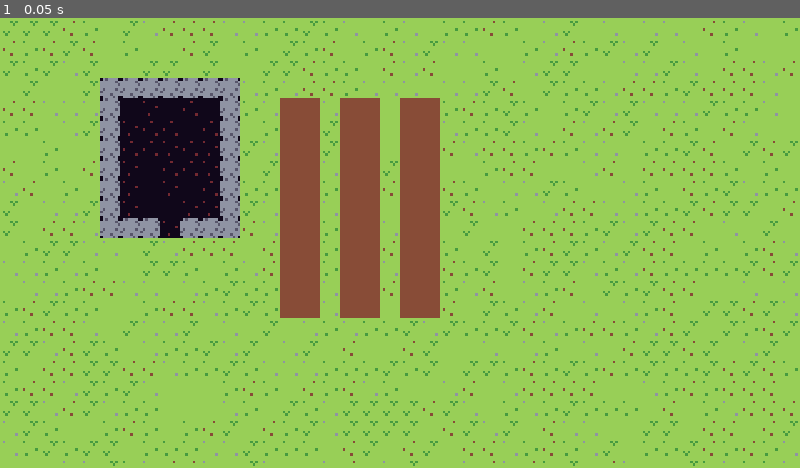
Above: before the commit, frame 1.
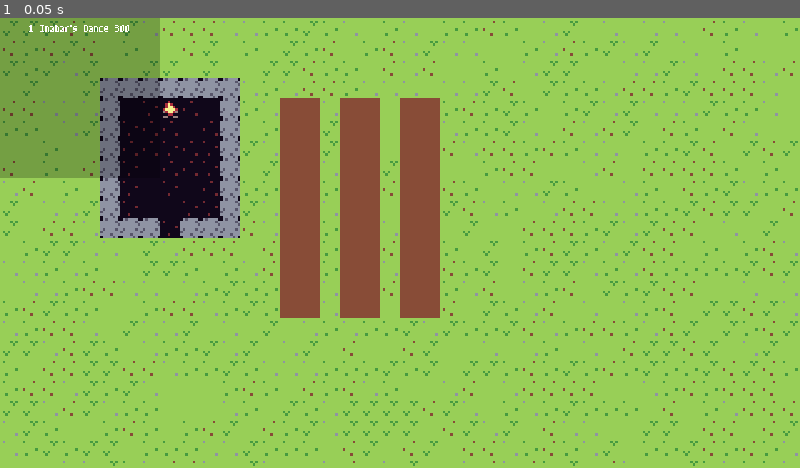
Above: after the commit, the same moment.

Repository: ChrisGlenn/Taelus
Game: Godot game, scene res://Scenes/ALPHA/Alphafarm/alphafarm.tscn
Two runs of this game, one before a commit and one after it. Both use one fixed random seed, a clock stepped at 60 frames per second and the inputs below. This scene is started directly instead of the project's main scene.
Inputs:
- Up to frame 1 (0.05 s): no input

The runs differ from the first frame. In frame 1, 6.2% of the frame differs, in the area x 0-23%, y 0-36%.

Commit message:
12/3/2023 MORNING

Diff:
--- /dev/null
+++ b/Scenes/ALPHA/AlphaHUD/alpha_hud.gd
@@ -0,0 +1,9 @@
+extends CanvasLayer
+# ALPHA HUD
+# This hud is for the alphafarm which is where the NPC's are tested alongside other things that I
+# need to test outside of player stuff.
+@onready var HUD_Text = $Label
+
+
+func _process(_delta):
+	HUD_Text.text = str(Globals.day, " ", Globals.months[Globals.month], " ", Globals.year, "\n")
--- /dev/null
+++ b/Scenes/ALPHA/AlphaHUD/alpha_hud.tscn
@@ -0,0 +1,20 @@
+[gd_scene load_steps=3 format=3 uid="uid://cj6b30bihpsny"]
+
+[ext_resource type="FontFile" uid="uid://imnkghkj0qrp" path="res://Fonts/m3x6.ttf" id="1_ud70o"]
+[ext_resource type="Script" path="res://Scenes/ALPHA/AlphaHUD/alpha_hud.gd" id="1_v3f27"]
+
+[node name="AlphaHUD" type="CanvasLayer"]
+script = ExtResource("1_v3f27")
+metadata/_edit_group_ = true
+
+[node name="ColorRect" type="ColorRect" parent="."]
+offset_right = 128.0
+offset_bottom = 128.0
+color = Color(0, 0, 0, 0.235294)
+
+[node name="Label" type="Label" parent="."]
+offset_right = 128.0
+offset_bottom = 128.0
+theme_override_fonts/font = ExtResource("1_ud70o")
+text = "ALPHA HUD"
+horizontal_alignment = 1
--- a/Scenes/ALPHA/Alphafarm/alphafarm.tscn
+++ b/Scenes/ALPHA/Alphafarm/alphafarm.tscn
@@ -1,8 +1,15 @@
-[gd_scene load_steps=2 format=3 uid="uid://8yxx6jd0wf1t"]
+[gd_scene load_steps=4 format=3 uid="uid://8yxx6jd0wf1t"]
 
 [ext_resource type="PackedScene" uid="uid://cq70indwp2ajl" path="res://Scenes/Prefabs/TaelusMap/taelus_map.tscn" id="1_wnq7b"]
+[ext_resource type="PackedScene" uid="uid://dfoa8ym7iswtm" path="res://Scenes/Prefabs/TaelusAnimMap/taelus_anim_map.tscn" id="2_4445g"]
+[ext_resource type="PackedScene" uid="uid://cj6b30bihpsny" path="res://Scenes/ALPHA/AlphaHUD/alpha_hud.tscn" id="2_twpin"]
 
 [node name="Alphafarm" type="Node2D"]
 
+[node name="AlphaHUD" parent="." instance=ExtResource("2_twpin")]
+
 [node name="TaelusMap" parent="." instance=ExtResource("1_wnq7b")]
 layer_0/tile_data = PackedInt32Array(0, 196608, 0, 65536, 327680, 0, 131072, 196608, 0, 196608, 131072, 0, 262144, 3276 …(17333 unchanged characters)…
+
+[node name="TaelusAnimMap" parent="." instance=ExtResource("2_4445g")]
+layer_0/tile_data = PackedInt32Array(262152, 131072, 0)
--- /dev/null
+++ b/Scenes/Prefabs/Crops/Carrot/carrot.gd
@@ -0,0 +1,43 @@
+extends Node2D
+# CARROT
+# carrot that will grow and become ready for harvest...or sit in the ground and rot.
+var can_grow = true # false if not during the spring/summer
+var stage = "SEED" # SEED, RIPE, ROTTEN are the 3 stages
+var days_to_grow = 0 # 34 days till ripe
+var days_to_rotten = 0 # 56 days till rotten
+
+
+func _ready():
+	# check the season to see if it can grow
+	if Globals.season == "winter" or Globals.season == "fall":
+		can_grow = false
+
+func _process(_delta):
+	if can_grow:
+		# frame advancement and status update
+		if days_to_grow < 11:
+			# seed
+			stage = "SEED"
+			$Sprite2D.frame = 1
+		elif days_to_grow >= 11 and days_to_grow < 22:
+			# seedling
+			$Sprite2D.frame = 2
+		elif days_to_grow >= 22 and days_to_grow < 34:
+			# plant
+			$Sprite2D.frame = 3
+		elif days_to_grow >= 34 and days_to_grow < 56:
+			# ripe
+			stage = "RIPE"
+			$Sprite2D.frame = 4
+		else:
+			# rotten
+			stage = "ROTTEN"
+			$Sprite2D.frame = 5
+	else:
+		# won't grow will stay seed until rotten days
+		if days_to_grow < 10:
+			stage = "SEED"
+			$Sprite2D.frame = 1
+		else:
+			# delete self instead of going rotten
+			queue_free()
--- a/Scenes/Prefabs/Crops/Carrot/carrot.tscn
+++ b/Scenes/Prefabs/Crops/Carrot/carrot.tscn
@@ -1,6 +1,15 @@
-[gd_scene format=3 uid="uid://yrl10mnuj74i"]
+[gd_scene load_steps=3 format=3 uid="uid://yrl10mnuj74i"]
+
+[ext_resource type="Script" path="res://Scenes/Prefabs/Crops/Carrot/carrot.gd" id="1_1375m"]
+[ext_resource type="Texture2D" uid="uid://dnyoi0b7vb41a" path="res://Tilesets/Taelus-Crops.png" id="1_s1n6h"]
 
 [node name="Carrot" type="Node2D"]
+script = ExtResource("1_1375m")
 metadata/_edit_group_ = true
 
 [node name="Sprite2D" type="Sprite2D" parent="."]
+texture = ExtResource("1_s1n6h")
+centered = false
+hframes = 32
+vframes = 8
+frame = 1
--- a/Scripts/Globals.gd
+++ b/Scripts/Globals.gd
@@ -56,6 +56,9 @@
 var month = 1
 var day = 1
 var season = 1
+var hour = 12 # noon
+var minutes = 0 # 60 seconds
+var seconds = 0
 var months = ["Morns Light","Inabar's Dance","Ransfir","Gundar's Wake","Noruv's Fire","Sunsfir","Bloodmun","Harvest Fall","First Frost","Night's Fall"]
 var month_max_days = [28,22,26,29,30,24,26,24,25,22]
 var seasons = ["winter","spring","summer","fall"]
Binary file added: Tilesets/Taelus-Crops.png
Not shown, added: Tilesets/Taelus-Crops.png.import
